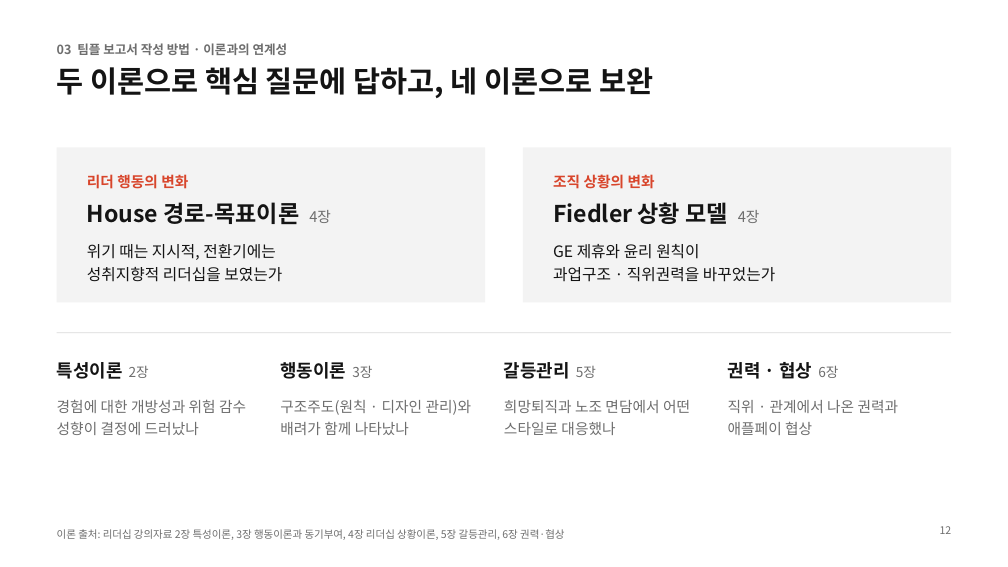
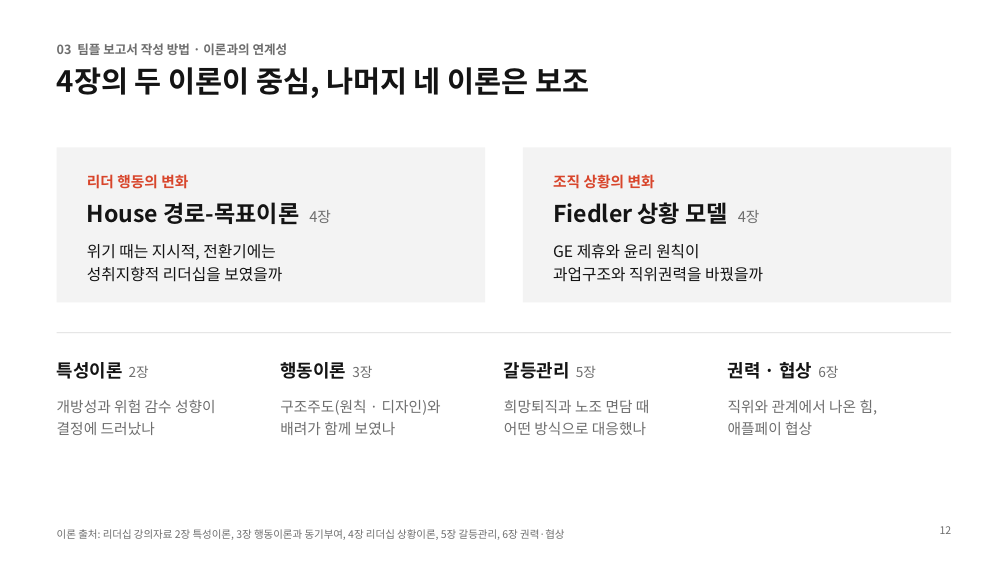
Before and after one commit to NATHAN18-ABLE/for-nathan, a slide deck: slide 12 of leadership-ppt/leadership-plan.pptx. Drawn at 1008x567 pixels with LibreOffice and Linux fonts; fonts in the diff are those of the drawing. Boxes give left, top, right and bottom in pixels: in the first picture for what was removed or moved away, otherwise in the second. Text is boxed around its words. In the diff, an @@ line names an element or a change of style, - is before the commit and + after.

```diff
--- a/leadership-ppt/leadership-plan.pptx
+++ b/leadership-ppt/leadership-plan.pptx
@@ title at [57,67,589,98]: text changed @@
-두 이론으로 핵심 질문에 답하고, 네 이론으로 보완
+4장의 두 이론이 중심, 나머지 네 이론은 보조
@@ text at [87,267,282,282]: text changed @@
-성취지향적 리더십을 보였는가
+성취지향적 리더십을 보였을까
@@ text at [553,267,763,282]: text changed @@
-과업구조 · 직위권력을 바꾸었는가
+과업구조와 직위권력을 바꿨을까
@@ text at [57,400,216,435]: text changed @@
-경험에 대한 개방성과 위험 감수 성향이 결정에 드러났나
+개방성과 위험 감수 성향이
+결정에 드러났나
@@ text at [280,400,441,435]: text changed @@
-구조주도(원칙 · 디자인 관리)와 배려가 함께 나타났나
+구조주도(원칙 · 디자인)와
+배려가 함께 보였나
@@ text at [504,400,650,435]: text changed @@
-희망퇴직과 노조 면담에서 어떤 스타일로 대응했나
+희망퇴직과 노조 면담 때
+어떤 방식으로 대응했나
@@ text at [728,400,878,435]: text changed @@
-직위 · 관계에서 나온 권력과 애플페이 협상
+직위와 관계에서 나온 힘,
+애플페이 협상
```
Also in this commit, not shown: 13 other slides changed, 2 slides added, 2 slides removed, 3 other files.
